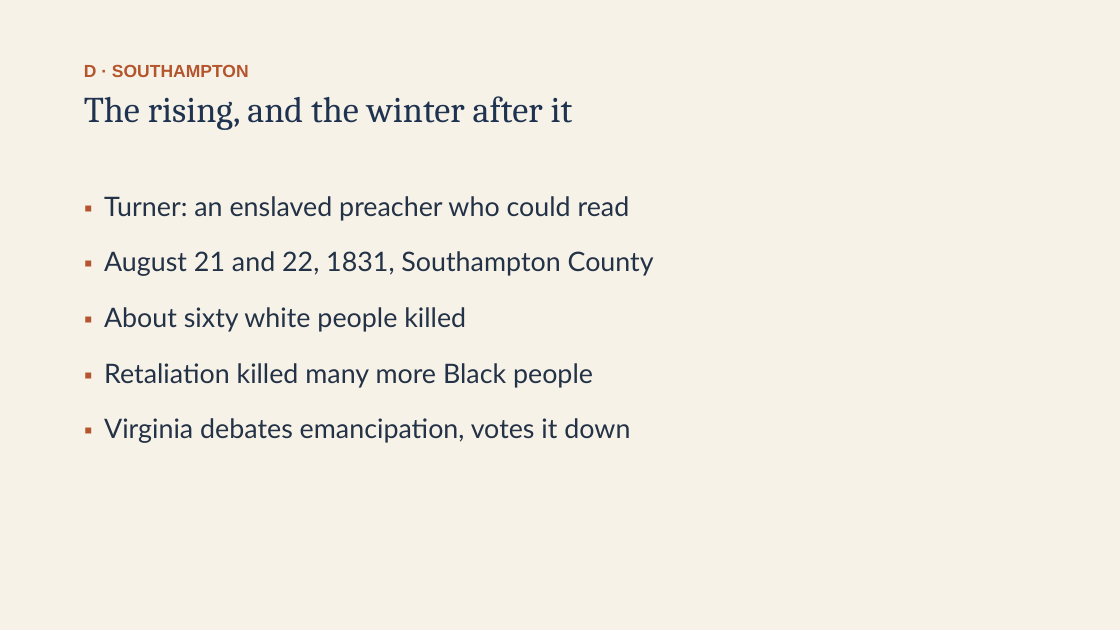
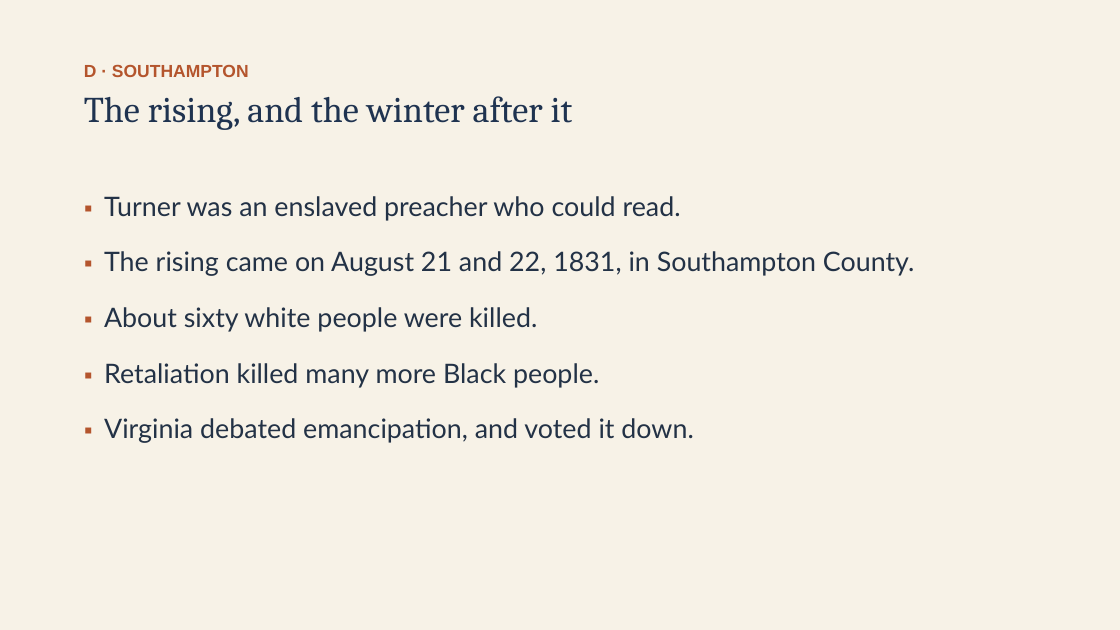
Before and after one commit to ab17gthb/humanities-curriculum-group, a slide deck: slide 13 of jackson-reform/lesson-07/lesson-07-slides.pptx. Drawn at 1120x630 pixels with LibreOffice and Linux fonts; fonts in the diff are those of the drawing. Boxes give left, top, right and bottom in pixels: in the first picture for what was removed or moved away, otherwise in the second. Text is boxed around its words. In the diff, an @@ line names an element or a change of style, - is before the commit and + after.

```diff
--- a/jackson-reform/lesson-07/lesson-07-slides.pptx
+++ b/jackson-reform/lesson-07/lesson-07-slides.pptx
@@ text at box(104, 196, 914, 443): text changed @@
-▪ Turner: an enslaved preacher who could read
-▪ August 21 and 22, 1831, Southampton County
-▪ About sixty white people killed
-▪ Retaliation killed many more Black people
-▪ Virginia debates emancipation, votes it down
+▪ Turner was an enslaved preacher who could read.
+▪ The rising came on August 21 and 22, 1831, in Southampton County.
+▪ About sixty white people were killed.
+▪ Retaliation killed many more Black people.
+▪ Virginia debated emancipation, and voted it down.
```
Also in this commit, not shown: 7 other slides changed, 6 other files.
